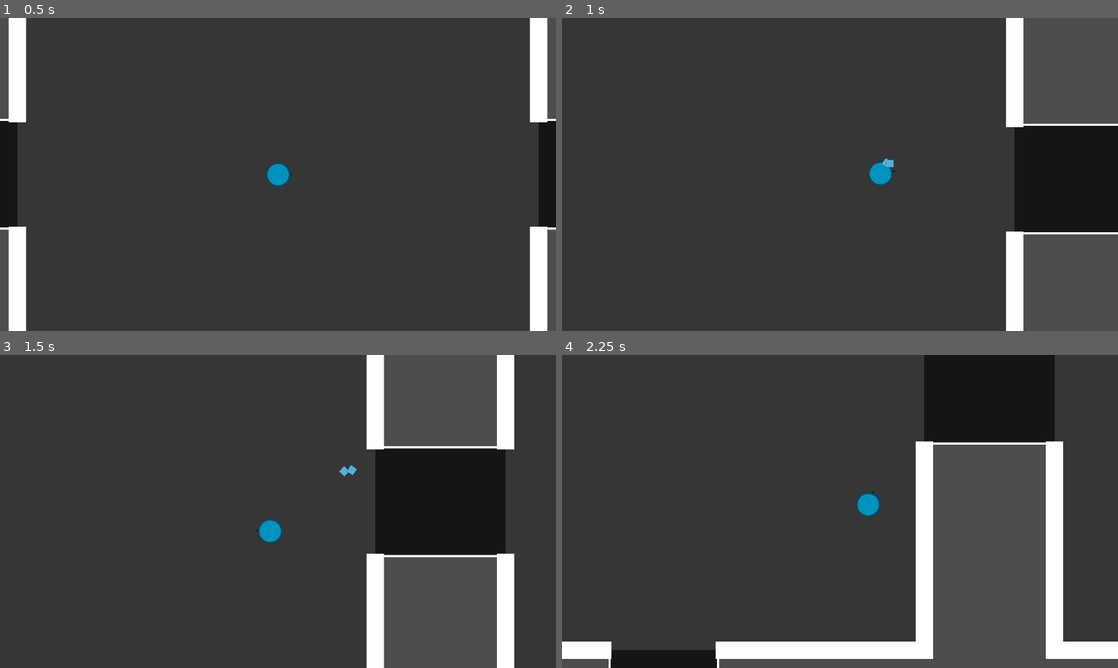
Above: before the commit, frames 1-4 (two rows, left to right).
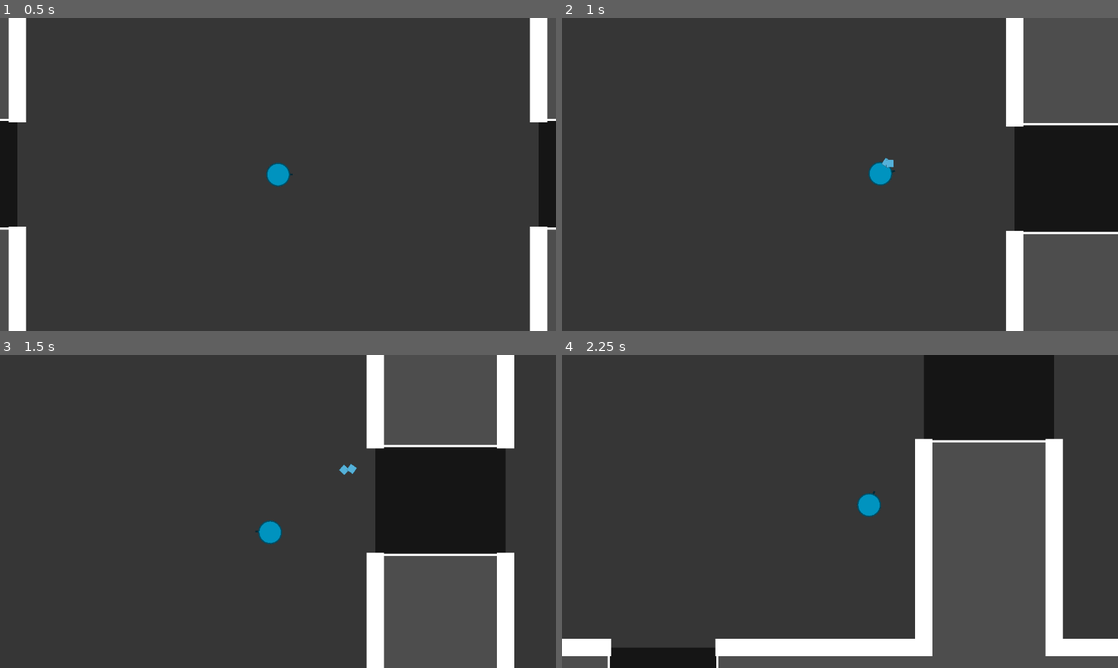
Above: after the commit, the same moments.

Repository: doanryderrhythm/thesis-1-vng-game
Game: Godot game, scene res://scenes/main_scenes/play_scene.tscn
Same seed, same stepped clock (60 frames per second), same inputs: the game is played once before the commit and once after it.
Inputs (mouse positions are in pixels of both pictures, inside the frame that each line leads up to):
- Up to frame 1 (0.5 s): no input
- Up to frame 2 (1 s): tap Enter at 0.5 s; move the mouse to (962, 158) at 0.52 s; hold Right (right) from 0.53 s (still down); tap Space (dash) at 0.6 s; click (962, 158) at 0.67 s
- Up to frame 3 (1.5 s): move the mouse to (166, 527) at 1.27 s; release Right (right) at 1.28 s; hold Down (down) from 1.28 s (still down); tap Space (dash) at 1.35 s
- Up to frame 4 (2.25 s): move the mouse to (895, 442) at 2.02 s; release Down (down) at 2.03 s; hold Right (right) from 2.03 s (still down); tap Space (dash) at 2.1 s

Frame 1 is identical in both runs. In frame 2, 0.2% of the frame differs, in the area x 55-100%, y 33-70%; in frame 3, 0.6%; in frame 4, 2.0%, in the area x 0-100%, y 0-100%.

Commit message:
No more jittering while dashing too close to the cursor

Diff:
--- a/untitled-thesis-1-game/scripts/player/player.gd
+++ b/untitled-thesis-1-game/scripts/player/player.gd
@@ -27,6 +27,7 @@
 
 @onready var _shooting_delay_timer: Timer = $ShootingDelayTimer
 @onready var _dash_timer: Timer = $DashTimer
+var _dash_direction_vector: Vector2 = Vector2(0, 0)
 
 @onready var _triangle_hurt_collision: CollisionPolygon2D = $HurtAreas/TriangleHurtArea2D/CollisionPolygon2D
 @onready var _square_hurt_collision: CollisionShape2D = $HurtAreas/SquareHurtArea2D/CollisionShape2D
@@ -64,13 +65,14 @@
 	if state != PlayerState.DASH:
 		direction_vector = input_vector.normalized()
 	else:
-		direction_vector = Vector2(cos(rotation), sin(rotation))
+		direction_vector = _dash_direction_vector
 
 	velocity = ValueStorer.velocity * _move_rate * direction_vector
 	move_and_slide()
 
 func manage_dash() -> void:
 	if Input.is_action_just_pressed(ValueStorer.key_dash):
+		_dash_direction_vector = Vector2(cos(rotation), sin(rotation))
 		toggle_dash(true)
 		_dash_timer.start()
 
